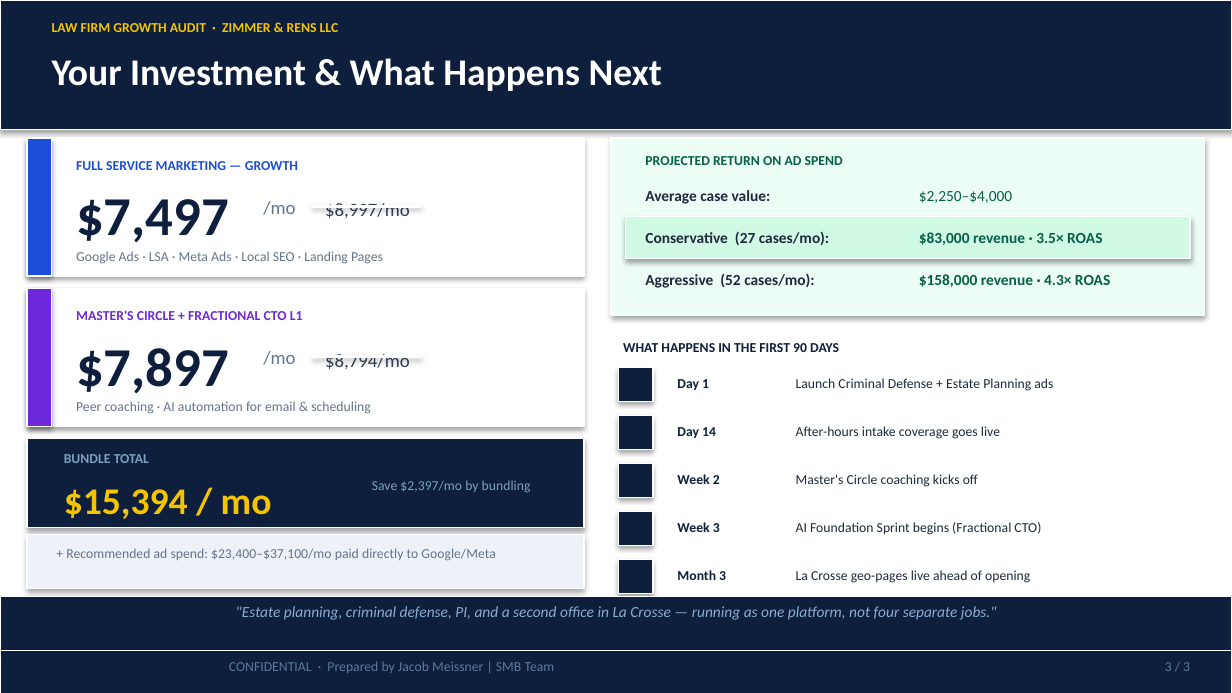
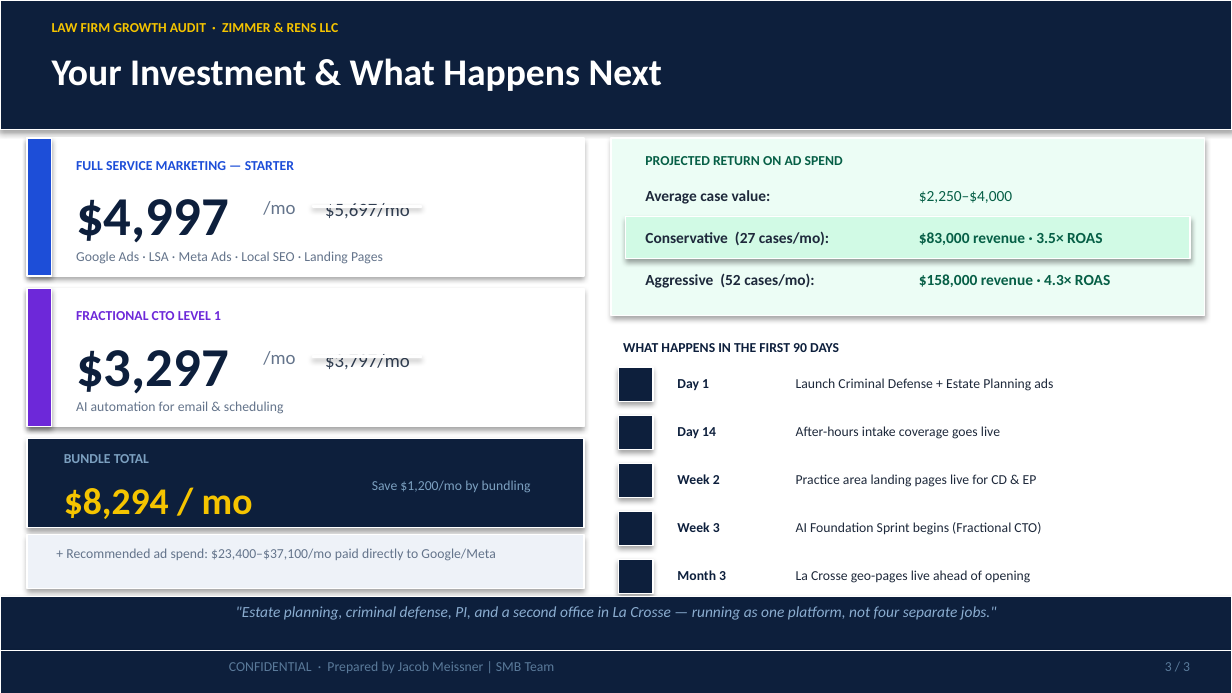
Before and after one commit to SMB-Team-Technology/workwith-smbteam, a slide deck: slide 3 of zimmer-rens/Zimmer & Rens LLC_August 7, 2026_Proposal.pptx. Drawn at 1232x693 pixels with LibreOffice and Linux fonts; fonts in the diff are those of the drawing. Boxes give left, top, right and bottom in pixels: in the first picture for what was removed or moved away, otherwise in the second. Text is boxed around its words. In the diff, an @@ line names an element or a change of style, - is before the commit and + after.

```diff
--- a/zimmer-rens/Zimmer & Rens LLC_August 7, 2026_Proposal.pptx
+++ b/zimmer-rens/Zimmer & Rens LLC_August 7, 2026_Proposal.pptx
@@ text at (76, 161, 294, 170): text changed @@
-FULL SERVICE MARKETING — GROWTH
+FULL SERVICE MARKETING — STARTER
@@ text at (76, 199, 229, 242): text changed @@
-$7,497
+$4,997
@@ text at (325, 203, 410, 218): text changed @@
-$8,997/mo
+$5,697/mo
@@ text at (76, 311, 221, 320): text changed @@
-MASTER'S CIRCLE + FRACTIONAL CTO L1
+FRACTIONAL CTO LEVEL 1
@@ text at (76, 350, 229, 393): text changed @@
-$7,897
+$3,297
@@ text at (325, 354, 410, 369): text changed @@
-$8,794/mo
+$3,797/mo
@@ text at (76, 401, 284, 414): text changed @@
-Peer coaching · AI automation for email & scheduling
+AI automation for email & scheduling
@@ text at (796, 474, 1037, 487): text changed @@
-Master's Circle coaching kicks off
+Practice area landing pages live for CD & EP
@@ text at (64, 488, 253, 519): text changed @@
-$15,394 / mo
+$8,294 / mo
@@ text at (372, 480, 531, 492): text changed @@
-Save $2,397/mo by bundling
+Save $1,200/mo by bundling
```
Also in this commit, not shown: 1 other slide changed, 7 other files.
